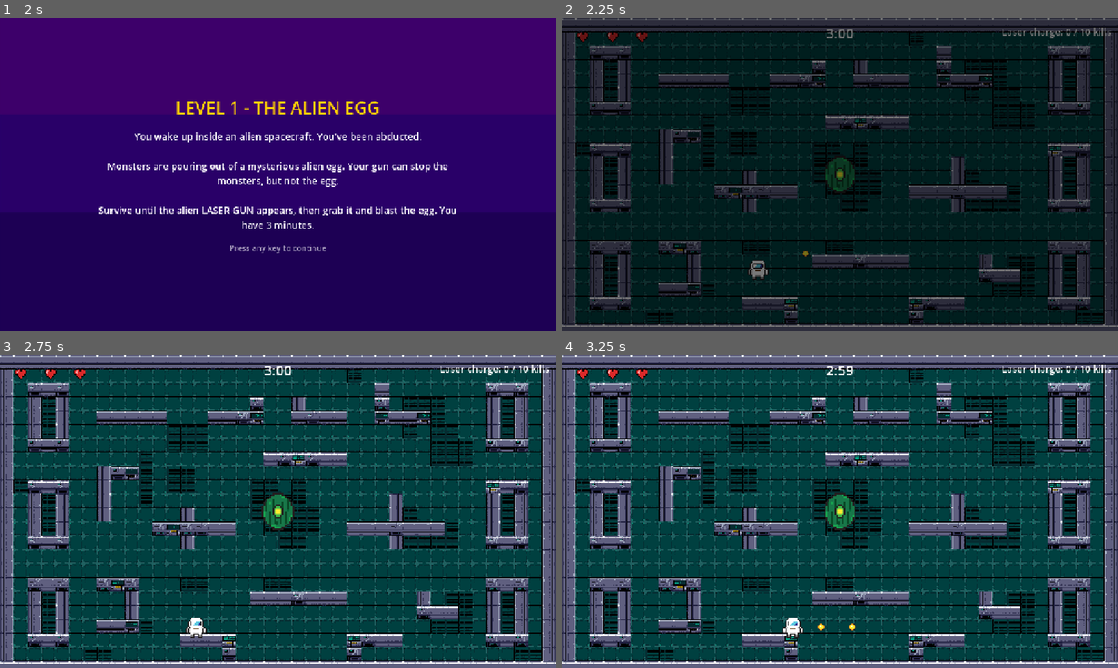
Above: before the commit, frames 1-4 (two rows, left to right).
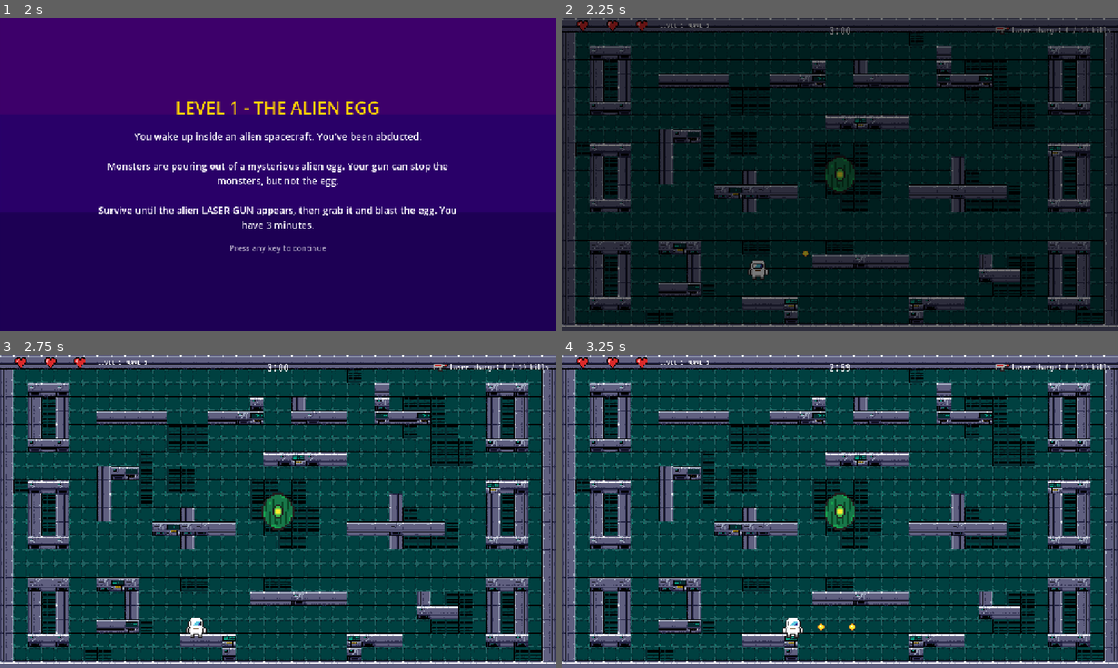
Above: after the commit, the same moments.

Repository: Game-Design-Abducted/abducted-escape-the-mothership
Game: Godot game, scene res://ui/title_screen.tscn
Same seed, same stepped clock (60 frames per second), same inputs: the game is played once before the commit and once after it.
Inputs (mouse positions are in pixels of both pictures, inside the frame that each line leads up to):
- Up to frame 1 (2 s): click "START" at 0.5 s; tap Enter (ui_accept) at 1.25, 1.52 s; move the mouse to (400, 158) at 1.27 s; hold D (move_right) from 1.28 s (still down); hold Space (attack) from 1.28 s (still down); click (400, 158) at 1.42 s
- Up to frame 2 (2.25 s): tap Enter (ui_accept) at 2 s; move the mouse to (728, 190) at 2.02 s; release D (move_right) at 2.03 s; release Space (attack) at 2.03 s; hold S (move_down) from 2.03 s (still down); click (728, 190) at 2.1 s
- Up to frame 3 (2.75 s): keep holding S (move_down); tap Enter (ui_accept) at 2.27 s
- Up to frame 4 (3.25 s): move the mouse to (895, 442) at 2.77 s; release S (move_down) at 2.78 s; hold D (move_right) from 2.78 s (still down); hold Space (attack) from 2.78 s (still down); click (895, 442) at 2.92 s

Frame 1 is identical in both runs. In frame 2, 0.7% of the frame differs, in the area x 2-99%, y 0-8%; in frame 3, 0.7%; in frame 4, 0.7%.

Commit message:
Complete HUD and end-screen improvements

Diff:
--- a/project.godot
+++ b/project.godot
@@ -8,12 +8,16 @@
 
 config_version=5
 
+[animation]
+
+compatibility/default_parent_skeleton_in_mesh_instance_3d=true
+
 [application]
 
 config/name="Abducted: Escape the Mothership"
 config/description="Pac-Man x Tower Defense. Game Design Final Project."
 run/main_scene="res://ui/title_screen.tscn"
-config/features=PackedStringArray("4.3", "GL Compatibility")
+config/features=PackedStringArray("4.7", "GL Compatibility")
 
 [autoload]
 
--- a/ui/end_screen.gd
+++ b/ui/end_screen.gd
@@ -34,35 +34,55 @@
 
 func _ready() -> void:
 	_won = GameState.last_result_won
-	title.text = "YOU ESCAPED!" if _won else "GAME OVER"
+	var time_up := not _won and GameState.time_left <= 0.0
+
+	if _won:
+		title.text = "YOU ESCAPED!"
+	elif time_up:
+		title.text = "TIME UP!"
+	else:
+		title.text = "GAME OVER"
+
 	if not _won:
 		title.add_theme_color_override("font_color", LOSE_TITLE_COLOR)
-	$VBox/Subtitle.text = "Welcome home, astronaut." if _won else "The aliens got you on level %d." % GameState.current_level
+
+	if _won:
+		$VBox/Subtitle.text = "Welcome home, astronaut."
+	elif time_up:
+		$VBox/Subtitle.text = "Time ran out on level %d." % GameState.current_level
+	else:
+		$VBox/Subtitle.text = "The aliens got you on level %d." % GameState.current_level
+
 	art.texture = WIN_ART if _won else LOSE_ART
 	$Jingle.stream = WIN_SOUND if _won else LOSE_SOUND
 	$Jingle.play()
+
 	_sfx = AudioStreamPlayer.new()
 	add_child(_sfx)
 
 	retry_button.visible = not _won
 	var first: Button = menu_button if _won else retry_button
-	first.grab_focus()   # before connecting, so no hover sound on load
+	first.grab_focus()
+
 	retry_button.pressed.connect(_leave.bind(GameState.retry_level))
 	menu_button.pressed.connect(_leave.bind(GameState.goto.bind("title")))
+
 	for button: Button in [retry_button, menu_button]:
 		button.mouse_entered.connect(_on_hover.bind(button, true))
-		button.mouse_entered.connect(_play.bind(SFX_HOVER))   # mouse only: focus would play it again
+		button.mouse_entered.connect(_play.bind(SFX_HOVER))
 		button.mouse_exited.connect(_on_hover.bind(button, false))
 		button.focus_entered.connect(_on_hover.bind(button, true))
 		button.focus_exited.connect(_on_hover.bind(button, false))
 
-	# Fade in, and pop the title once the layout has given it a size
 	modulate.a = 0.0
 	create_tween().tween_property(self, "modulate:a", 1.0, 0.5)
+
 	await get_tree().process_frame
+
 	art.pivot_offset = art.size / 2.0
 	title.pivot_offset = title.size / 2.0
 	title.scale = Vector2(0.5, 0.5)
+
 	create_tween().tween_property(title, "scale", Vector2.ONE, 0.45).set_trans(Tween.TRANS_BACK).set_ease(Tween.EASE_OUT)
 
 
--- a/ui/hud.gd
+++ b/ui/hud.gd
@@ -17,11 +17,14 @@
 
 const HEART := preload("res://assets/sprites/Heart.png")
 const HEART_LOST := preload("res://assets/sprites/HeartDeducted.png")
+var previous_hp := -1
 
 @onready var hearts: HBoxContainer = $Hearts
 @onready var time_label: Label = $TimeLabel
 @onready var laser_label: Label = $LaserLabel
 @onready var message_label: Label = $MessageLabel
+@onready var level_label: Label = $LevelLabel
+@onready var wave_label: Label = $WaveLabel
 
 
 func _ready() -> void:
@@ -33,26 +36,61 @@
 	Events.laser_picked_up.connect(func(): message_label.text = "PRESS SPACE WHEN THE BEAM CROSSES THE TARGET")
 	Events.laser_fired.connect(_on_laser_fired)
 	Events.level_finished.connect(_on_level_finished)
+	level_label.text = "LEVEL %d" % GameState.current_level
+	wave_label.text = "WAVE 1"
+	Events.level_started.connect(_on_level_started)
+	Events.wave_started.connect(_on_wave_started)
+
 
 
 func _on_hp_changed(hp: int, max_hp: int) -> void:
-	# Create heart icons only when the count changes, then just swap textures
+	var old_hp = previous_hp
+
 	while hearts.get_child_count() < max_hp:
 		var icon := TextureRect.new()
 		icon.custom_minimum_size = Vector2(64, 64)
 		icon.expand_mode = TextureRect.EXPAND_IGNORE_SIZE
 		icon.stretch_mode = TextureRect.STRETCH_KEEP_ASPECT_CENTERED
 		hearts.add_child(icon)
+
 	for i in hearts.get_child_count():
 		var heart := hearts.get_child(i) as TextureRect
 		heart.visible = i < max_hp
 		heart.texture = HEART if i < hp else HEART_LOST
 
+	if old_hp != -1 and hp < old_hp:
+		for i in range(hp, old_hp):
+			if i < hearts.get_child_count():
+				animate_lost_heart(hearts.get_child(i))
+
+	previous_hp = hp
+
+
+func animate_lost_heart(heart: TextureRect) -> void:
+	heart.pivot_offset = Vector2(32, 32)
+
+	var tween = create_tween()
+
+	tween.tween_property(heart, "scale", Vector2(1.4, 1.4), 0.12)
+	tween.tween_property(heart, "rotation_degrees", 15.0, 0.05)
+	tween.tween_property(heart, "rotation_degrees", -15.0, 0.05)
+	tween.tween_property(heart, "rotation_degrees", 10.0, 0.05)
+	tween.tween_property(heart, "rotation_degrees", 0.0, 0.05)
+	tween.tween_property(heart, "scale", Vector2(1, 1), 0.12)
+
+
+
 
 func _on_time_changed(seconds_left: float) -> void:
-	var s := ceili(seconds_left)
+	var s = ceili(seconds_left)
 	@warning_ignore("integer_division")
 	time_label.text = "%d:%02d" % [s / 60, s % 60]
+
+	if seconds_left <= 30.0:
+		time_label.add_theme_color_override("font_color", Color.RED)
+	else:
+		time_label.remove_theme_color_override("font_color")
+
 
 
 func _on_laser_charge(kills: int, kills_needed: int) -> void:
@@ -66,5 +104,21 @@
 		message_label.text = ""
 
 
+
 func _on_level_finished(won: bool) -> void:
-	message_label.text = "YOU WIN!" if won else "GAME OVER"
+	print("FINISHED: won=", won, " | time_left=", GameState.time_left)
+
+	if won:
+		message_label.text = "YOU WIN!"
+	elif GameState.time_left <= 0.0:
+		message_label.text = "TIME UP!"
+	else:
+		message_label.text = "GAME OVER"
+
+
+func _on_level_started(level_number: int) -> void:
+	level_label.text = "LEVEL %d" % level_number
+
+
+func _on_wave_started(wave_number: int) -> void:
+	wave_label.text = "WAVE %d" % wave_number
--- a/ui/hud.tscn
+++ b/ui/hud.tscn
@@ -1,18 +1,20 @@
-[gd_scene load_steps=2 format=3 uid="uid://b3x2mowpqj4dd"]
+[gd_scene format=3 uid="uid://b3x2mowpqj4dd"]
 
-[ext_resource type="Script" path="res://ui/hud.gd" id="1_hud"]
+[ext_resource type="Script" uid="uid://heb1g7hifisn" path="res://ui/hud.gd" id="1_hud"]
+[ext_resource type="FontFile" uid="uid://dhjbpar0jp4ov" path="res://assets/fonts/VT323.ttf" id="2_276te"]
+[ext_resource type="Texture2D" uid="uid://bpltgl6tm6wcy" path="res://assets/sprites/Laser Item.png" id="3_546lt"]
 
-[node name="HUD" type="CanvasLayer"]
+[node name="HUD" type="CanvasLayer" unique_id=1149070721]
 process_mode = 3
 script = ExtResource("1_hud")
 
-[node name="Hearts" type="HBoxContainer" parent="."]
+[node name="Hearts" type="HBoxContainer" parent="." unique_id=239157412]
 offset_left = 16.0
-offset_top = 12.0
+offset_top = -14.0
 offset_right = 216.0
-offset_bottom = 56.0
+offset_bottom = 30.0
 
-[node name="TimeLabel" type="Label" parent="."]
+[node name="TimeLabel" type="Label" parent="." unique_id=1888918363]
 anchors_preset = 5
 anchor_left = 0.5
 anchor_right = 0.5
@@ -21,11 +23,12 @@
 offset_right = 100.0
 offset_bottom = 56.0
 grow_horizontal = 2
+theme_override_fonts/font = ExtResource("2_276te")
 theme_override_font_sizes/font_size = 32
 text = "3:00"
 horizontal_alignment = 1
 
-[node name="LaserLabel" type="Label" parent="."]
+[node name="LaserLabel" type="Label" parent="." unique_id=1347273989]
 anchors_preset = 1
 anchor_left = 1.0
 anchor_right = 1.0
@@ -34,11 +37,12 @@
 offset_right = -16.0
 offset_bottom = 52.0
 grow_horizontal = 0
+theme_override_fonts/font = ExtResource("2_276te")
 theme_override_font_sizes/font_size = 22
 text = "Laser charge: 0 / 10 kills"
 horizontal_alignment = 2
 
-[node name="MessageLabel" type="Label" parent="."]
+[node name="MessageLabel" type="Label" parent="." unique_id=367346835]
 anchors_preset = 8
 anchor_left = 0.5
 anchor_top = 0.5
@@ -50,6 +54,34 @@
 offset_bottom = 40.0
 grow_horizontal = 2
 grow_vertical = 2
+theme_override_fonts/font = ExtResource("2_276te")
 theme_override_font_sizes/font_size = 40
 horizontal_alignment = 1
 vertical_alignment = 1
+
+[node name="LevelLabel" type="Label" parent="." unique_id=1555764664]
+offset_left = 225.0
+offset_top = 7.0
+offset_right = 281.0
+offset_bottom = 27.0
+theme_override_fonts/font = ExtResource("2_276te")
+theme_override_font_sizes/font_size = 20
+text = "LEVEL 1"
+
+[node name="WaveLabel" type="Label" parent="." unique_id=1180600476]
+offset_left = 292.0
+offset_top = 7.0
+offset_right = 366.0
+offset_bottom = 43.0
+theme_override_fonts/font = ExtResource("2_276te")
+theme_override_font_sizes/font_size = 20
+text = "WAVE 1"
+
+[node name="LaserIcon" type="TextureRect" parent="." unique_id=1229149920]
+offset_left = 987.0
+offset_top = 4.0
+offset_right = 1041.0
+offset_bottom = 49.0
+texture = ExtResource("3_546lt")
+expand_mode = 1
+stretch_mode = 5
Not shown, changed: assets/fonts/Minecraft.ttf.import
Not shown, changed: assets/fonts/VT323.ttf.import
Not shown, changed: assets/home/Background.jpg.import
Not shown, changed: assets/home/Background_wMountain.jpg.import
Not shown, changed: assets/home/Homescreen.jpg.import
Not shown, changed: assets/home/Light.png.import
Not shown, changed: assets/home/Mountain.png.import
Not shown, changed: assets/home/Star.png.import
Not shown, changed: assets/sprites/BigMonster.png.import
Not shown, changed: assets/sprites/BigMonster_Dead.png.import
Not shown, changed: assets/sprites/BigMonster_Hit.png.import
Not shown, changed: assets/sprites/Bullet.png.import
(and 41 more such lines)
